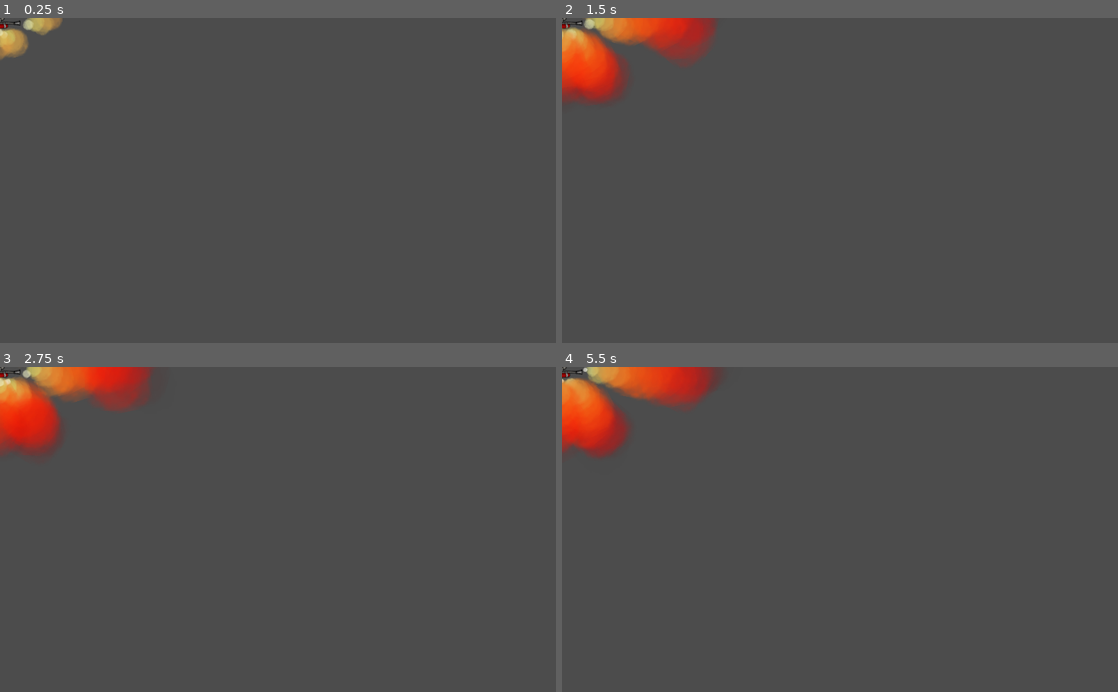
Above: before the commit, frames 1-4 (two rows, left to right).
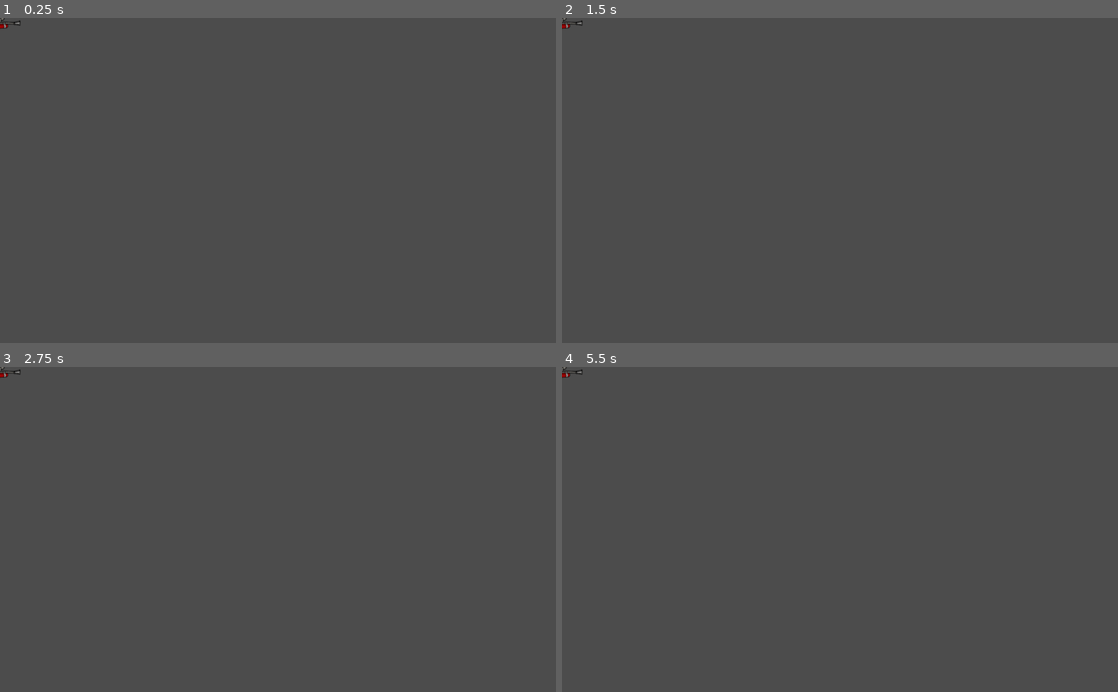
Above: after the commit, the same moments.

Repository: CiaranWoodward/LD46
Game: Godot game, scene res://Belt Accessories/Flamethrower.tscn
Two runs of this game, one before a commit and one after it. Both use one fixed random seed, a clock stepped at 60 frames per second and the inputs below. This scene is started directly instead of the project's main scene.
Inputs (mouse positions are in pixels of both pictures, inside the frame that each line leads up to):
- Up to frame 1 (0.25 s): no input
- Up to frame 2 (1.5 s): tap Enter (ui_accept) at 0.5, 0.77 s; move the mouse to (962, 164) at 0.52 s; hold Right (player_right) 0.53-1.28 s; click (962, 164) at 0.6 s; right-click (962, 164) at 0.8 s; move the mouse to (728, 196) at 1.27 s; hold S (player_down) from 1.28 s (still down); right-click (728, 196) at 1.35 s
- Up to frame 3 (2.75 s): tap Enter (ui_accept) at 1.52 s; click (166, 545) at 1.55 s; move the mouse to (333, 458) at 2.02 s; release S (player_down) at 2.03 s; hold Right (player_right) from 2.03 s (still down); click (333, 458) at 2.1 s; right-click (333, 458) at 2.3 s
- Up to frame 4 (5.5 s): move the mouse to (812, 594) at 2.77 s; release Right (player_right) at 2.78 s; hold W (player_up) 2.78-3.53 s; right-click (812, 594) at 2.85 s; tap Enter (ui_accept) at 3.02, 3.77, 4.52 s; click (812, 594) at 3.05 s; move the mouse to (1006, 578) at 3.52 s; hold A (player_left) 3.53-5.03 s; click (1006, 578) at 3.6 s; right-click (1006, 578) at 3.8 s; move the mouse to (673, 480) at 4.27 s; right-click (673, 480) at 4.35 s; click (673, 480) at 4.55 s; move the mouse to (867, 529) at 5.02 s; hold S (player_down) from 5.03 s (still down); click (867, 529) at 5.1 s; right-click (867, 529) at 5.3 s

The runs differ from the first frame. In frame 1, 0.7% of the frame differs, in the area x 0-12%, y 0-13%; in frame 2, 4.4%; in frame 3, 4.4%, in the area x 0-28%, y 0-28%; in frame 4, 4.4%.

Commit message:
Enable shooting flamethrower

Diff:
--- a/Belt Accessories/Flamethrower.gd
+++ b/Belt Accessories/Flamethrower.gd
@@ -1,16 +1,43 @@
 extends BeltItem
 
+onready var fireTimer = get_node("FireTimer")
 
-# Declare member variables here. Examples:
-# var a = 2
-# var b = "text"
-
+var isfiring : bool = false
 
 # Called when the node enters the scene tree for the first time.
 func _ready():
-	pass # Replace with function body.
+	pass
 
+func _process(delta: float):
+	if isfiring:
+		for i in range(8):
+			if i == cur_rotsprite:
+				var pe = self.get_node("P" + str(i))
+				pe.rotate(pe.get_local_mouse_position().angle())
 
-# Called every frame. 'delta' is the elapsed time since the previous frame.
-#func _process(delta):
-#	pass
+func set_rotsprite(dir : int):
+	if dir == cur_rotsprite:
+		return
+	assert(dir >= 0 && dir <= 7)
+	for i in range(8):
+		if i == dir && isfiring:
+			self.get_node("P" + str(i)).preprocess = 1.9 - fireTimer.time_left
+			self.get_node("P" + str(i)).emitting = true
+		else:
+			self.get_node("P" + str(i)).emitting = false
+
+	.set_rotsprite(dir)
+
+func begin_fire():
+	isfiring = true
+	self.get_node("P" + str(cur_rotsprite)).emitting = true
+	fireTimer.start()
+
+func end_fire():
+	isfiring = false
+	self.get_node("P" + str(cur_rotsprite)).emitting = false
+	for i in range(8):
+		self.get_node("P" + str(i)).preprocess = 0.1
+
+func _shoot():
+	pass
--- a/Belt Accessories/Flamethrower.tscn
+++ b/Belt Accessories/Flamethrower.tscn
@@ -26,6 +26,10 @@
 is_weapon = true
 icon_texture = ExtResource( 11 )
 
+[node name="FireTimer" type="Timer" parent="."]
+wait_time = 1.8
+one_shot = true
+
 [node name="Position2D" type="Position2D" parent="."]
 position = Vector2( 294.949, 5.38506 )
 
@@ -39,6 +43,7 @@
 amount = 20
 lifetime = 1.8
 preprocess = 0.1
+speed_scale = 2.0
 lifetime_randomness = 0.1
 local_coords = false
 texture = ExtResource( 9 )
@@ -71,6 +76,7 @@
 amount = 18
 lifetime = 1.8
 preprocess = 0.1
+speed_scale = 2.0
 lifetime_randomness = 0.1
 local_coords = false
 texture = ExtResource( 9 )
@@ -103,6 +109,7 @@
 amount = 12
 lifetime = 1.8
 preprocess = 0.1
+speed_scale = 2.0
 lifetime_randomness = 0.1
 local_coords = false
 texture = ExtResource( 9 )
@@ -135,6 +142,7 @@
 amount = 18
 lifetime = 1.8
 preprocess = 0.1
+speed_scale = 2.0
 lifetime_randomness = 0.1
 local_coords = false
 texture = ExtResource( 9 )
@@ -167,6 +175,7 @@
 amount = 20
 lifetime = 1.8
 preprocess = 0.1
+speed_scale = 2.0
 lifetime_randomness = 0.1
 local_coords = false
 texture = ExtResource( 9 )
@@ -199,6 +208,7 @@
 amount = 17
 lifetime = 1.8
 preprocess = 0.1
+speed_scale = 2.0
 lifetime_randomness = 0.1
 local_coords = false
 texture = ExtResource( 9 )
@@ -231,6 +241,7 @@
 amount = 15
 lifetime = 1.8
 preprocess = 0.1
+speed_scale = 2.0
 lifetime_randomness = 0.1
 local_coords = false
 texture = ExtResource( 9 )
@@ -263,6 +274,7 @@
 amount = 20
 lifetime = 1.8
 preprocess = 0.1
+speed_scale = 2.0
 lifetime_randomness = 0.1
 local_coords = false
 texture = ExtResource( 9 )
--- a/Player/Player.tscn
+++ b/Player/Player.tscn
@@ -43,6 +43,7 @@
 [ext_resource path="res://Player/Graphics/Back/Dome.png" type="Texture" id=41]
 [ext_resource path="res://Player/Graphics/Back/Hat.png" type="Texture" id=42]
 [ext_resource path="res://Player/Graphics/Back/Head.png" type="Texture" id=43]
+[ext_resource path="res://Scenery/Graphics/Shadow_@0.5x.png" type="Texture" id=44]
 [ext_resource path="res://Player/BeltPath.gd" type="Script" id=45]
 
 [sub_resource type="Animation" id=1]
@@ -601,6 +602,12 @@
 "_edit_lock_": true
 }
 
+[node name="Shadow_05x" type="Sprite" parent="SpriteRoot"]
+self_modulate = Color( 1, 1, 1, 0.588235 )
+position = Vector2( 0, 62.183 )
+scale = Vector2( 1.2, 1 )
+texture = ExtResource( 44 )
+
 [node name="WobbleRoot" type="Node2D" parent="SpriteRoot"]
 scale = Vector2( 0.996746, 1.00442 )
 
@@ -635,7 +642,6 @@
 frame = 5
 
 [node name="Front" type="Sprite" parent="SpriteRoot/WobbleRoot"]
-visible = false
 position = Vector2( 1.52588e-05, 0 )
 scale = Vector2( 0.5, 0.5 )
 
Not shown: 1 places in Player/Player.tscn that only renumber resources
